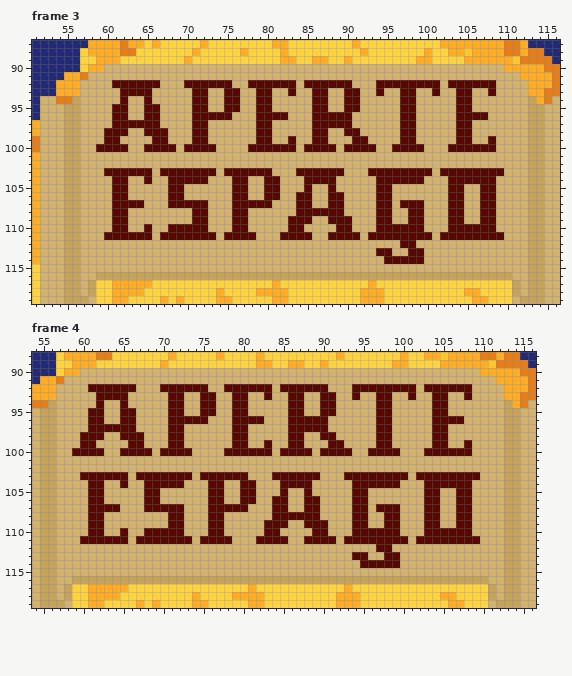
Pixel-art file -- TacoMaker/imagens/TacoMainPage.ase. The first picture shows the starting point.
180x140 pixels, 5 frames. Colours within 5 levels of each other are drawn and written as one. Shown: frame 3: x 51..116, y 87..119; frame 4: x 54..116, y 88..119. The commit also changed other frames or places, which this record leaves out.
And afterwards:
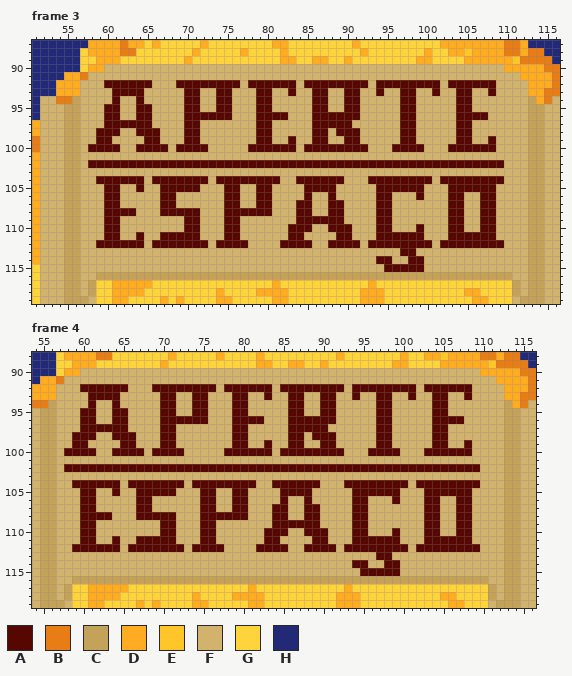
Palette (. is transparent): A #560800  B #e87d15  C #c5a25a  D #ffac22  E #ffc529  F #d3b26d  G #ffd33c  H #222977
Edits made:
Frame 3:
y 92: x 60 F -> A; x 66 A -> F; x 69 F -> A; x 76 F -> A; x 91..92 FF -> AA
y 93: x 61 F -> A; x 65 A -> F; x 70 F -> A; x 72 A -> F; x 74 F -> A; x 76 A -> F
y 94: x 61..62 FA -> AF; x 64..65 FA -> AF; x 70 F -> A; x 72 A -> F; x 74 F -> A; x 76 A -> F
y 95: x 60 F -> A; x 62 A -> F; x 64 F -> A; x 66 A -> F; x 70 F -> A; x 72 A -> F; x 74 F -> A; x 76 A -> F
y 96: x 60 F -> A; x 62 A -> F; x 64 F -> A; x 66 A -> F; x 70 F -> A; x 91 F -> A
y 97: x 60 F -> A; x 66 A -> F; x 70 F -> A; x 72 A -> F
y 98: x 59 F -> A; x 62 A -> F; x 64 F -> A; x 67 A -> F; x 70 F -> A; x 72 A -> F; x 89 F -> A
y 99: x 59 F -> A; x 61 A -> F; x 65 F -> A; x 67 A -> F; x 70 F -> A; x 72 A -> F; x 90 F -> A; x 92 A -> F
y 100: x 58 F -> A; x 62 A -> F; x 64 F -> A; x 68..69 AF -> FA; x 73 A -> F; x 89 F -> A; x 93 A -> F
y 102: x 58..109 FFFFFFFFFFFFFFFFFFFFFFFFFFFFFFFFFFFFFFFFFFFFFFFFFFFF -> AAAAAAAAAAAAAAAAAAAAAAAAAAAAAAAAAAAAAAAAAAAAAAAAAAAA
y 103: x 60..65 AAAAAA -> FFFFFF; x 67..73 AAAAAAA -> FFFFFFF; x 75..80 AAAAAA -> FFFFFF; x 84..89 AAAAAA -> FFFFFF; x 93..100 AAAAAAAA -> FFFFFFFF; x 102..109 AAAAAAAA -> FFFFFFFF
y 104: x 59..60 FF -> AA; x 63..67 FFAFF -> AAFAA; x 74..75 FF -> AA; x 78..79 FF -> AA; x 84 F -> A; x 89 F -> A; x 93 F -> A; x 100 F -> A; x 102 F -> A; x 109 F -> A
y 105: x 60 F -> A; x 62 A -> F; x 64 F -> A; x 67 F -> A; x 70..71 FF -> AA; x 75 F -> A; x 77 A -> F; x 79 F -> A; x 81 A -> F; x 86..87 FF -> AA; x 96..99 FFFF -> AAAA; x 105..106 FF -> AA
y 106: x 60 F -> A; x 62 A -> F; x 67 F -> A; x 69 A -> F; x 75 F -> A; x 77 A -> F; x 79 F -> A; x 81 A -> F; x 84 A -> F; x 89 A -> F; x 99 F -> A
y 107: x 60 F -> A; x 62..64 AAA -> FFF; x 67 F -> A; x 69..72 AAAA -> FFFF; x 75 F -> A; x 77..78 AA -> FF; x 97..99 AAA -> FFF
y 108: x 60 F -> A; x 63 F -> A; x 67..70 FFFF -> AAAA; x 72 A -> F; x 75 F -> A; x 78..80 FFF -> AAA; x 86..87 AA -> FF; x 98..99 AA -> FF
y 109: x 60 F -> A; x 62 A -> F; x 70 F -> A; x 72 A -> F; x 75 F -> A; x 77 A -> F; x 83 A -> F; x 86..87 FF -> AA; x 90 A -> F; x 98..99 AA -> FF
y 110: x 60 F -> A; x 62 A -> F; x 65 A -> F; x 68..69 AA -> FF; x 72 A -> F; x 75 F -> A; x 77 A -> F; x 85 F -> A; x 88 F -> A; x 96..98 AAA -> FFF; x 105..106 AA -> FF
y 111: x 62..63 AA -> FF; x 65 A -> F; x 72..73 AA -> FF; x 77..78 AA -> FF; x 82 A -> F; x 85 A -> F; x 88 A -> F; x 91 A -> F; x 93 A -> F; x 100 A -> F; x 102 A -> F; x 109 A -> F
y 112: x 59..64 FFFFFF -> AAAAAA; x 66..72 FFFFFFF -> AAAAAAA; x 74..77 FFFF -> AAAA; x 82..85 FFFF -> AAAA; x 88..91 FFFF -> AAAA; x 93..96 FFFF -> AAAA; x 99..100 FF -> AA; x 102..109 FFFFFFFF -> AAAAAAAA
y 113: x 94..95 AA -> FF; x 97 F -> A; x 99 A -> F
y 114: x 94 F -> A; x 96..97 AA -> FF
y 115: x 95..99 FFFFF -> AAAAA
Frame 4: the same change as frame 3
